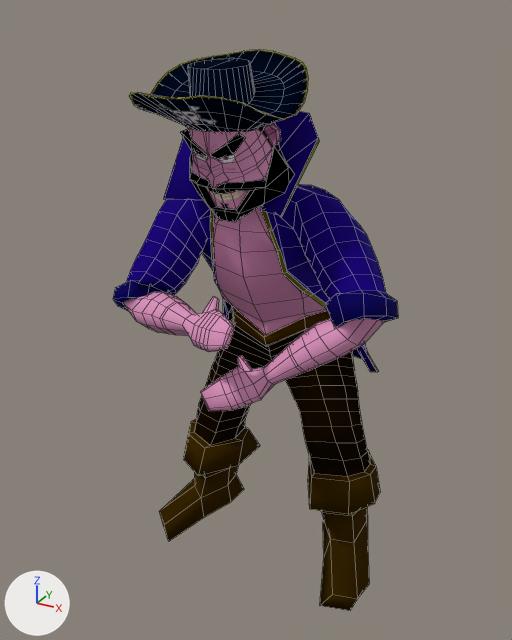
One commit to the OBJ model assets/Animacion/Pirata/Celebracion/PirataCelebracion_000162.obj: the scene before it, then after it.
Both versions are drawn from a 50 mm lens placed at (3.82, -7.49, 7.79), pointed at (-0.31, 0.01, 4.04). The axes (+X, +Y, +Z) are drawn at lower left. The lights are the same throughout. Mesh edges are drawn as thin lines. Where no turn or scale is listed for an object, it has been applied to the vertices.

Names of what the first picture shows: 'Pirata_PirataH'.
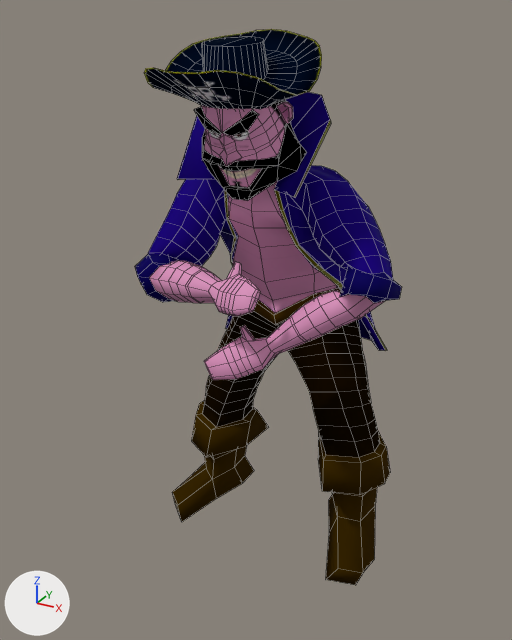
Scene script edits in JSON lines:
```json
{"block": "me_pirata_piratah", "where": "# used by ob_pirata_piratah; location = (0.0, 0.0, 0.0)"}
{"op": "remove", "block": "me_pirata_piratah", "code": "me_pirata_piratah.from_pydata(...)  # 1340 vertices, 1341 faces; spans x -1.98..1.74, y -2.1..1.48, z 0.12..7.37"}
{"op": "add", "block": "me_pirata_piratah", "code": "me_pirata_piratah.from_pydata(...)  # 1340 vertices, 1341 faces; spans x -2.12..1.58, y -1.62..2.02, z 0.05..7.57"}
{"block": "me_pirata_piratah", "change": "me_pirata_piratah part 1: the loose piece of 216 vertices spanning x -1.13..0.72, y -1.95..-0.05, z 6.46..7.37 is scaled about its middle by 1.04, then moved by (-0.11, 0.47, 0.18)"}
{"block": "me_pirata_piratah", "change": "me_pirata_piratah part 2: 1124 of 1340 vertices moved; they spanned x -1.98..1.74, y -2.1..1.48, z 0.12..7.1 and now span x -2.12..1.58, y -1.62..2.02, z 0.05..7.29; mean shift (-0.11, 0.5, 0.11); largest move (-1.04, -0.99, 4.35) -> (-1.08, -0.3, 4.76)"}
```

Pixel boxes (x1, y1, x2, y2) of what changed, in the pictures (512 x 640 px; the box of a moved part takes in the faces that stretch with it):
```json
{"object": "Pirata_PirataH", "change": "reshaped", "before": [113, 49, 398, 611], "after": [135, 29, 402, 585], "on screen": "6% narrower"}
{"part": 1, "of": "me_pirata_piratah", "change": "moved or reshaped", "before": [129, 49, 309, 132], "after": [144, 29, 322, 109]}
{"part": 2, "of": "me_pirata_piratah", "change": "moved or reshaped", "before": [113, 111, 398, 611], "after": [135, 92, 402, 585]}
```
